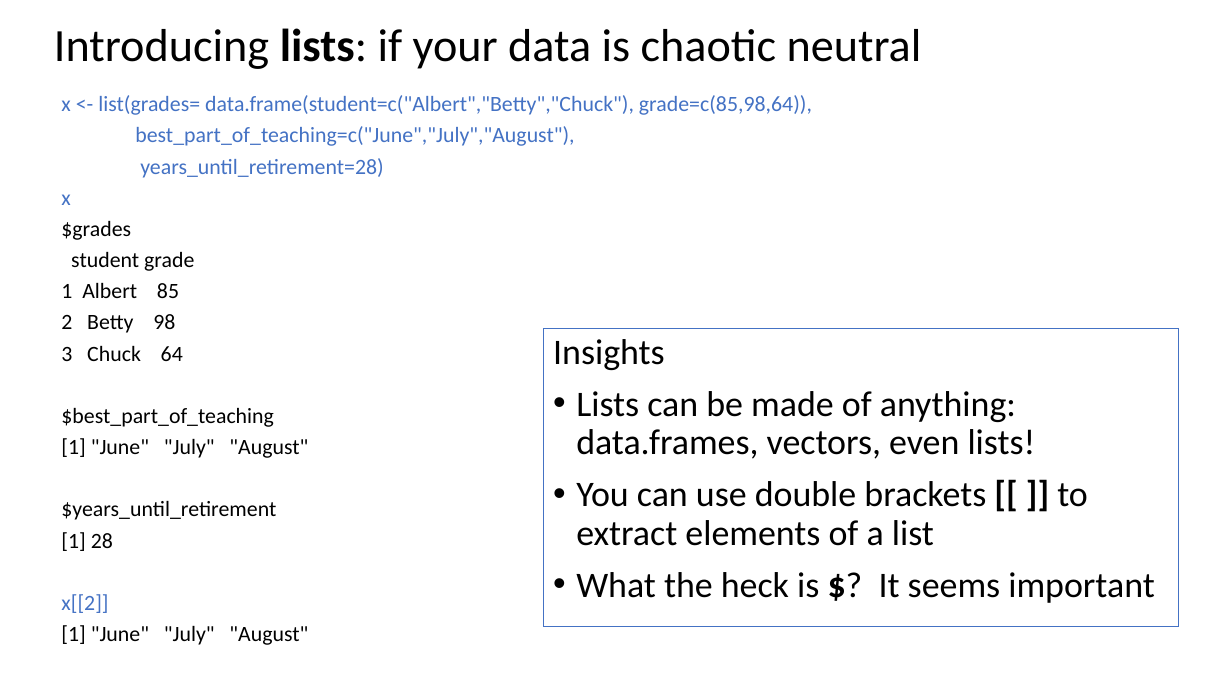
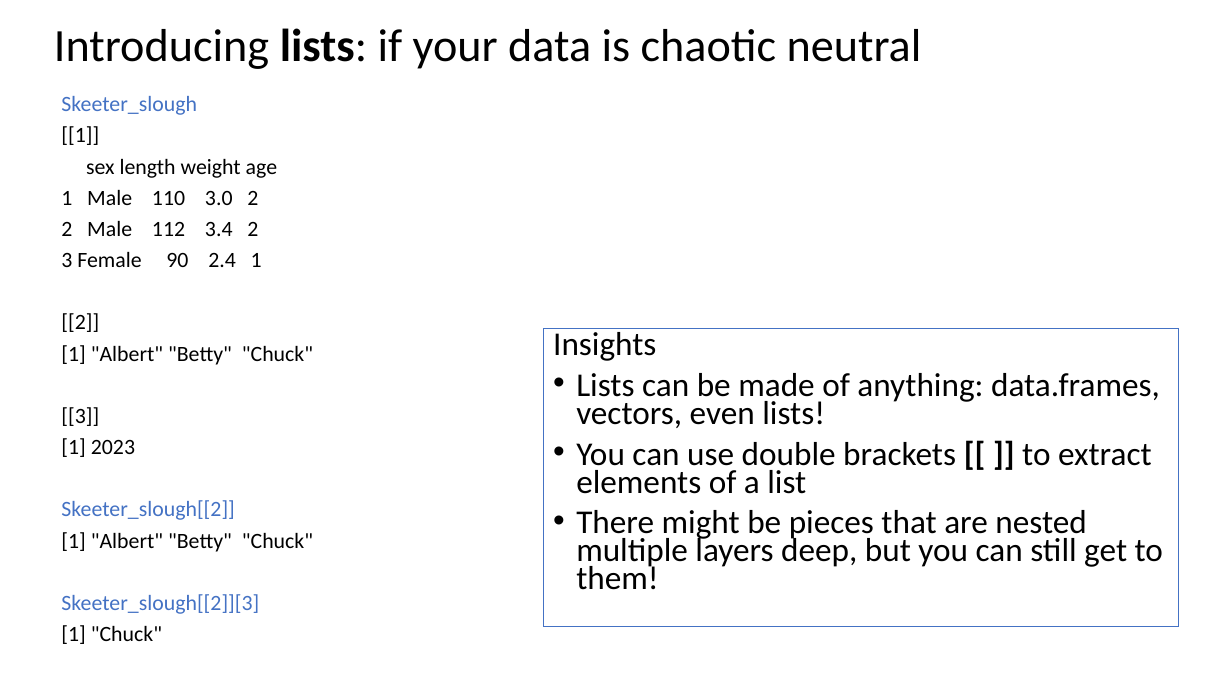
Before and after one commit to justinpriest/ADFG_R_Intro_Workshop, a slide deck: slide 6 of presentations/4 - Programming Basics 2 - Under the Hood.pptx. Drawn at 1232x693 pixels with LibreOffice and Linux fonts; fonts in the diff are those of the drawing. Boxes give left, top, right and bottom in pixels: in the first picture for what was removed or moved away, otherwise in the second. Text is boxed around its words. In the diff, an @@ line names an element or a change of style, - is before the commit and + after.

```diff
--- a/presentations/4 - Programming Basics 2 - Under the Hood.pptx
+++ b/presentations/4 - Programming Basics 2 - Under the Hood.pptx
@@ text at bbox=[61, 96, 313, 644]: text changed; text colour #4472C4 to #000000 @@
-x <- list(grades= data.frame(student=c("Albert","Betty","Chuck"), grade=c(85,98,64)),
-best_part_of_teaching=c("June","July","August"),
-years_until_retirement=28)
-x
-$grades
-student grade
-1 Albert 85
-2 Betty 98
-3 Chuck 64
-$best_part_of_teaching
-[1] "June" "July" "August"
-$years_until_retirement
-[1] 28
-x[[2]]
-[1] "June" "July" "August"
+Skeeter_slough
+[[1]]
+sex length weight age
+1 Male 110 3.0 2
+2 Male 112 3.4 2
+3 Female 90 2.4 1
+[[2]]
+[1] "Albert" "Betty" "Chuck"
+[[3]]
+[1] 2023
+Skeeter_slough[[2]]
+[1] "Albert" "Betty" "Chuck"
+Skeeter_slough[[2]][3]
+[1] "Chuck"
@@ text in rectangle at bbox=[553, 328, 1160, 494]: size 28 to 25.9 pt in "Insights", "Lists can be made of anything: data.frames, ...", "You can use double brackets [[ ]] ..."; line spacing 0.9 to 0.7 @@
@@ text in rectangle at bbox=[576, 510, 1163, 590]: text changed; size 28 to 25.9 pt @@
-• What the heck is $? It seems important
+• There might be pieces that are nested multiple layers deep, but you can still get to them!
```
Also in this commit, not shown: 16 other slides changed, 2 slides added, 1 slide removed, 4 other files.
